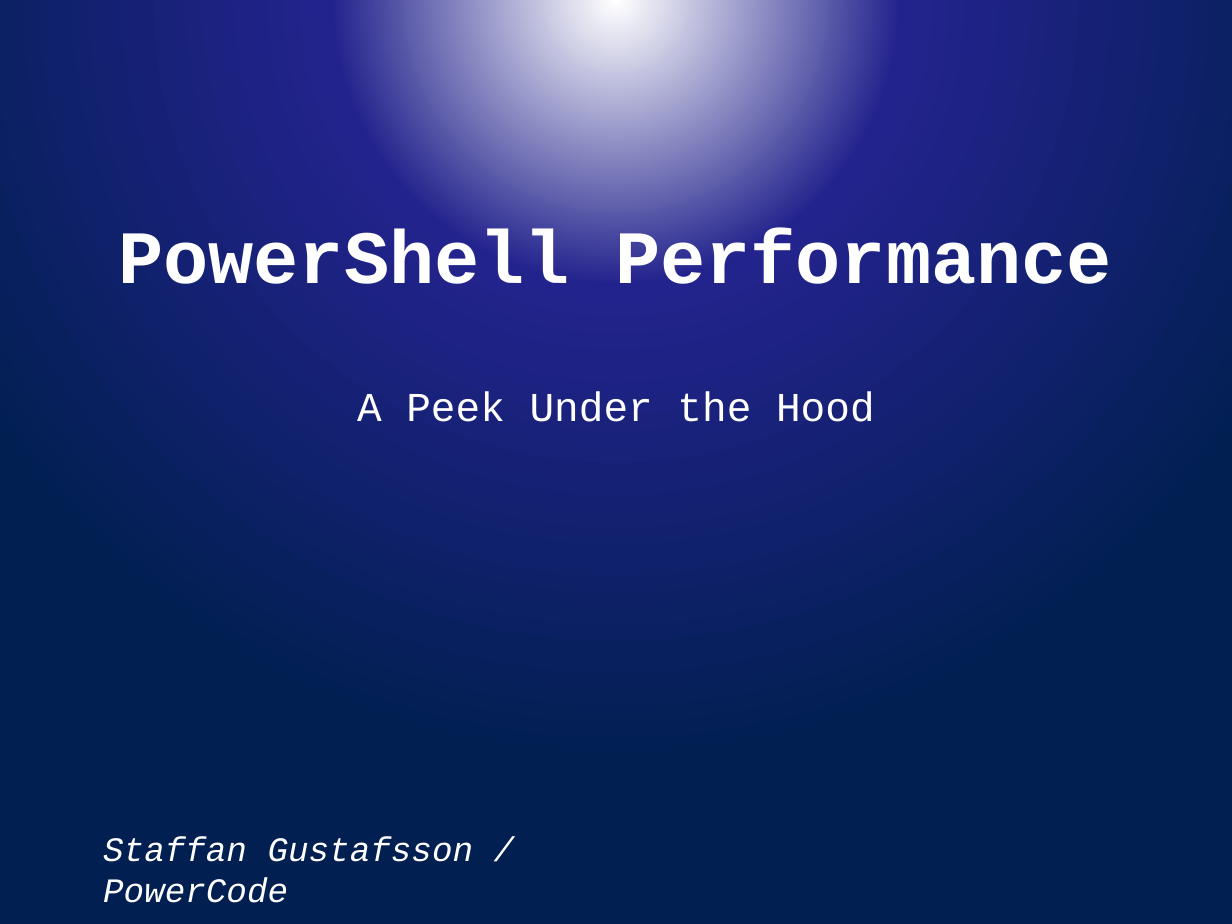
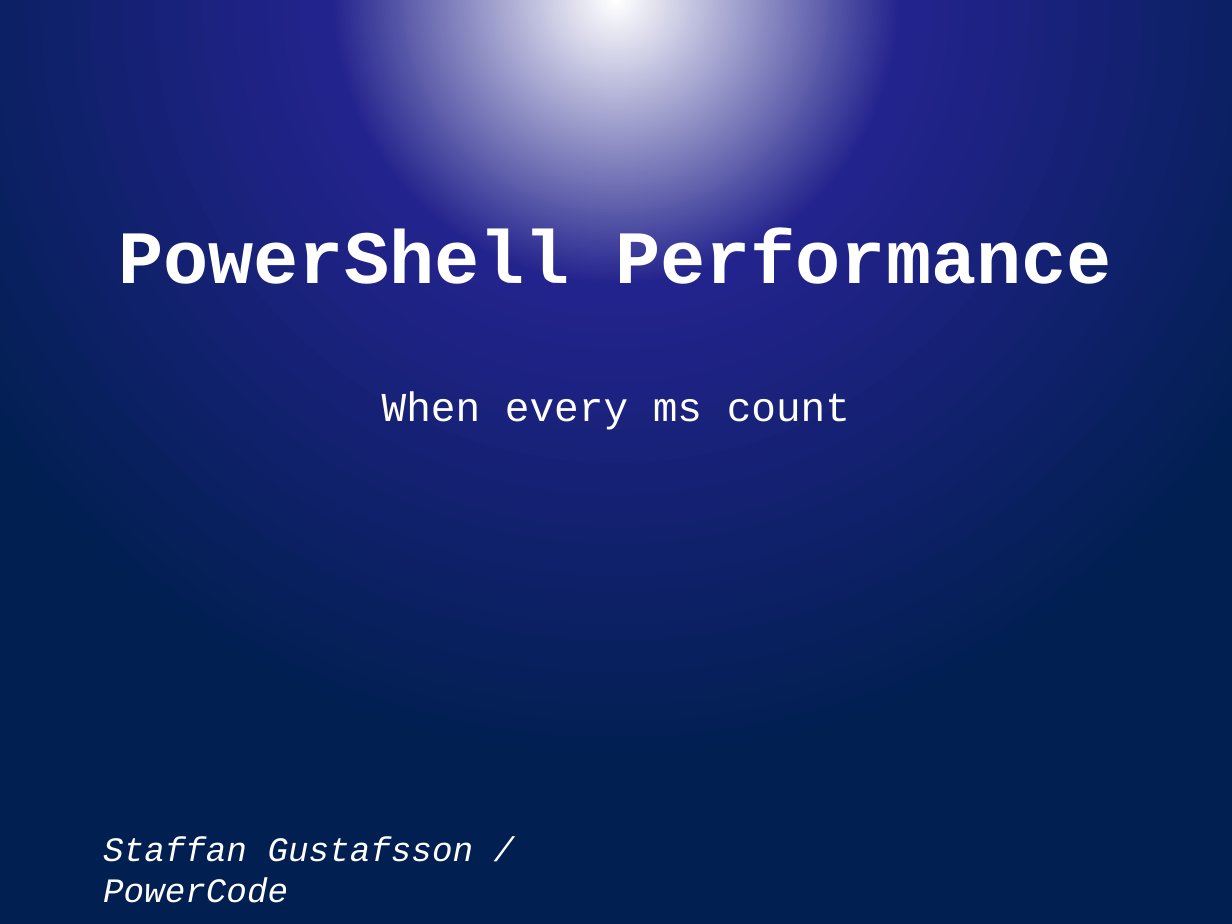
Before and after one commit to powercode/PSConfEU, a slide deck: slide 1 of PSCONFEU_Perf2017.pptx. Drawn at 1232x924 pixels with LibreOffice and Linux fonts; fonts in the diff are those of the drawing; background and template pictures are left out. Boxes give left, top, right and bottom in pixels: in the first picture for what was removed or moved away, otherwise in the second. Text is boxed around its words. In the diff, an @@ line names an element or a change of style, - is before the commit and + after.

```diff
--- a/PSCONFEU_Perf2017.pptx
+++ b/PSCONFEU_Perf2017.pptx
@@ text at [382, 392, 850, 430]: text changed @@
-A Peek Under the Hood
+When every ms count
```
Also in this commit, not shown: 2 other slides changed, 1 other file.
